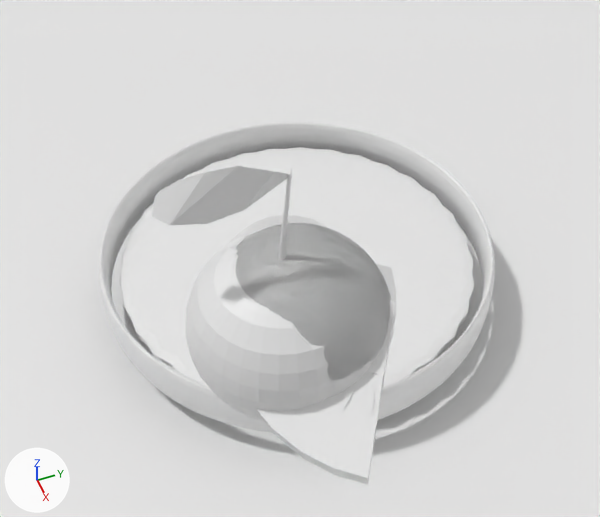
Two versions of the Blender file scenes/tart.blend, one commit apart.
One viewpoint serves both versions: a 50 mm lens placed at (14.56, -5.58, 16.61), pointed at (3.44, -1.25, 4.22). Arrows for +X, +Y and +Z are at lower left; the lights stay in place.

The first picture shows 'Background', 'Banana', 'Cherry', 'GreenKiwi', 'Honeydew', 'TartCream', 'TartShell', 'YellowKiwi'.
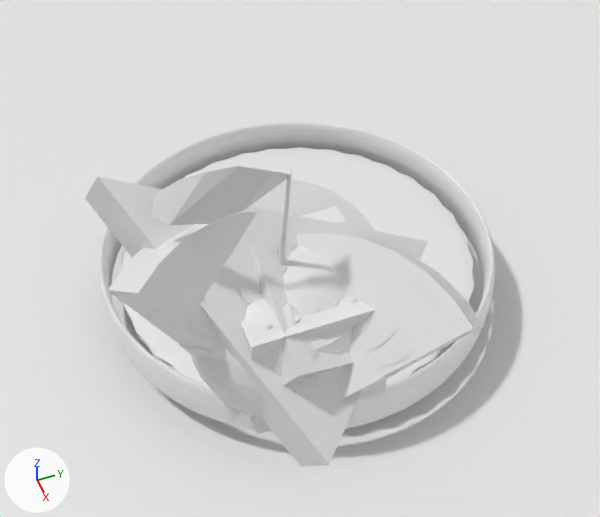
Pixel boxes (x1, y1, x2, y2) of what changed, in the pictures (600 x 517 px):
```json
{"object": "YellowKiwi", "change": "turned", "before": [257, 300, 395, 484], "after": [107, 211, 258, 363]}
{"object": "Watermelon", "change": "added", "after": [85, 176, 428, 467]}
{"object": "Honeydew", "change": "rescaled", "before": [235, 223, 393, 382], "on screen": "not visible afterwards"}
{"object": "GreenKiwi", "change": "turned", "before": [376, 264, 396, 323], "after": [296, 233, 484, 400]}
{"object": "WhiteDragonFruit", "change": "added", "after": [223, 220, 368, 420]}
{"object": "RedDragonFruit", "change": "added", "after": [241, 206, 387, 434]}
{"object": "Banana", "change": "rescaled", "before": [231, 215, 330, 242], "after": [251, 180, 375, 231]}
{"object": "Cantaloupe", "change": "unchanged, uncovered by the edit", "after": [283, 246, 346, 315]}
```

The change, as JSON lines over the scene's bpy script:
```json
{"op": "add", "block": "me_plane_008", "code": ["me_plane_008 = bpy.data.meshes.new('Plane.008')", "me_plane_008.from_pydata(...)  # 116 vertices, 54 faces; spans x -8.1..10.6, y -9.5..8.3, z -0.1..4.0"]}
{"op": "add", "block": "me_cube_002", "code": ["me_cube_002 = bpy.data.meshes.new('Cube.002')", "me_cube_002.from_pydata(...)  # 2276 vertices, 1014 faces; spans x -1.03..1.01, y -1.02..1.02, z -1.01..1.03"]}
{"op": "add", "block": "me_cube_001", "code": ["me_cube_001 = bpy.data.meshes.new('Cube.001')", "me_cube_001.from_pydata(...)  # 2276 vertices, 1014 faces; spans x -1.03..1.01, y -1.02..1.02, z -1.01..1.03"]}
{"op": "set", "path": "ob_banana.scale", "old": "(0.122, 0.117, 0.144)", "new": "(0.162, 0.157, 0.184)"}
{"op": "set", "path": "ob_greenkiwi.rotation_euler", "old": "(-0.307, 0.567, 0.525)", "new": "(2.944, -0.797, 2.47)", "note": "degrees (-18, 32, 30) -> degrees (169, -46, 142)"}
{"op": "set", "path": "ob_yellowkiwi.rotation_euler", "old": "(-0.3, 0.259, -1.445)", "new": "(6.969, -0.879, -3.386)", "note": "degrees (-17, 15, -83) -> degrees (39, -50, -194)"}
{"op": "set", "path": "ob_honeydew.scale", "old": "(1.25, 1.25, 1.25)", "new": "(1.05, 1.05, 1.05)"}
{"op": "add", "block": "ob_watermelon", "code": ["ob_watermelon = bpy.data.objects.new('Watermelon', me_plane_008)", "ob_watermelon.location = (8.1, -3.1, 8.3)", "ob_watermelon.rotation_euler = (-0.61, -0.191, -1.464)  # degrees (-35, -11, -84)", "ob_watermelon.scale = (0.214, 0.214, 0.214)"]}
{"op": "add", "block": "ob_reddragonfruit", "code": ["ob_reddragonfruit = bpy.data.objects.new('RedDragonFruit', me_cube_002)", "ob_reddragonfruit.location = (8.1, -3.1, 8.3)", "ob_reddragonfruit.scale = (0.9, 0.9, 0.9)"]}
{"op": "add", "block": "ob_whitedragonfruit", "code": ["ob_whitedragonfruit = bpy.data.objects.new('WhiteDragonFruit', me_cube_001)", "ob_whitedragonfruit.location = (8.1, -3.1, 8.3)", "ob_whitedragonfruit.rotation_euler = (-0.394, 0.435, 0.0)  # degrees (-23, 25, 0)", "ob_whitedragonfruit.scale = (0.9, 0.9, 0.9)"]}
```
